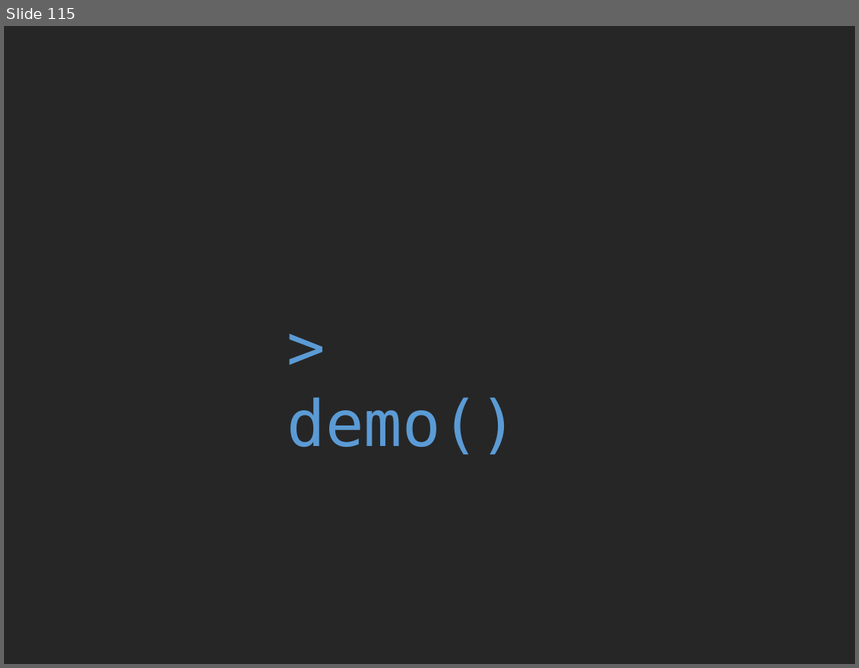
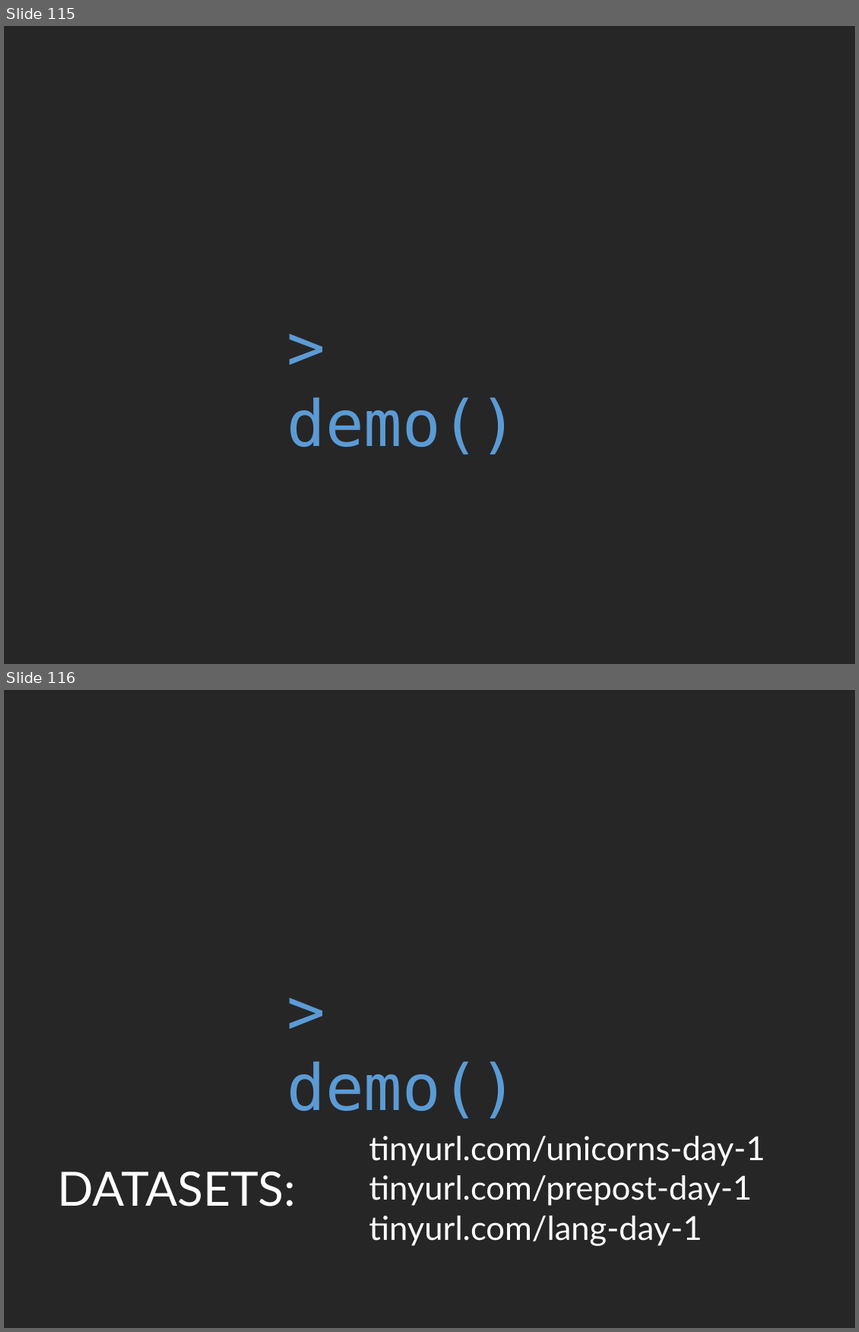
Before and after one commit to rvanmazijk/BioSci-tidyverse-workshop, a slide deck: slides-and-notes/day-1-slides.pptx. Shown one above the other, each under a label of ours: slide 115 before the commit, slides 115 and 116 after it. The pictures are 859x668 and 859x1332 pixels, drawn with LibreOffice and Linux fonts; fonts in the diff are those of the drawing. Boxes give left, top, right and bottom in pixels: in the first picture for what was removed or moved away, otherwise in the second. Text is boxed around its words. In the diff, an @@ line names an element or a change of style, - is before the commit and + after.

Commit message:
Add tinyurl links to datasets for today to slides

```diff
--- a/slides-and-notes/day-1-slides.pptx
+++ b/slides-and-notes/day-1-slides.pptx
@@ slide 116 added at (4, 690, 855, 1328), background #262626 @@
@@ text added at (287, 1062, 518, 1119), 54 pt, text #5B9BD5 @@
+> demo()
@@ text added at (369, 1136, 765, 1246), 28 pt, text #FFFFFF @@
+tinyurl.com/unicorns-day-1
+tinyurl.com/prepost-day-1
+tinyurl.com/lang-day-1
@@ text added at (58, 1172, 297, 1207), 40 pt, text #FFFFFF @@
+DATASETS:
```
Also in this commit, not shown: 1 other file.
